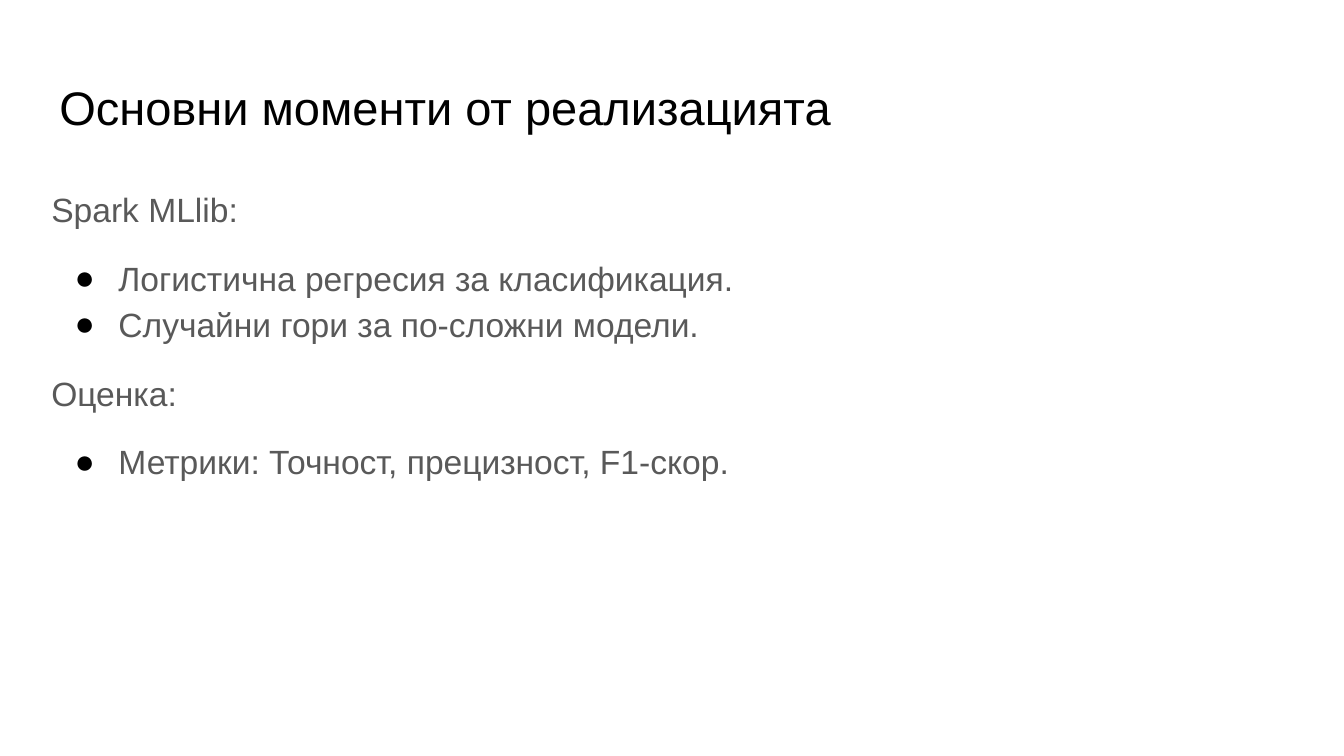
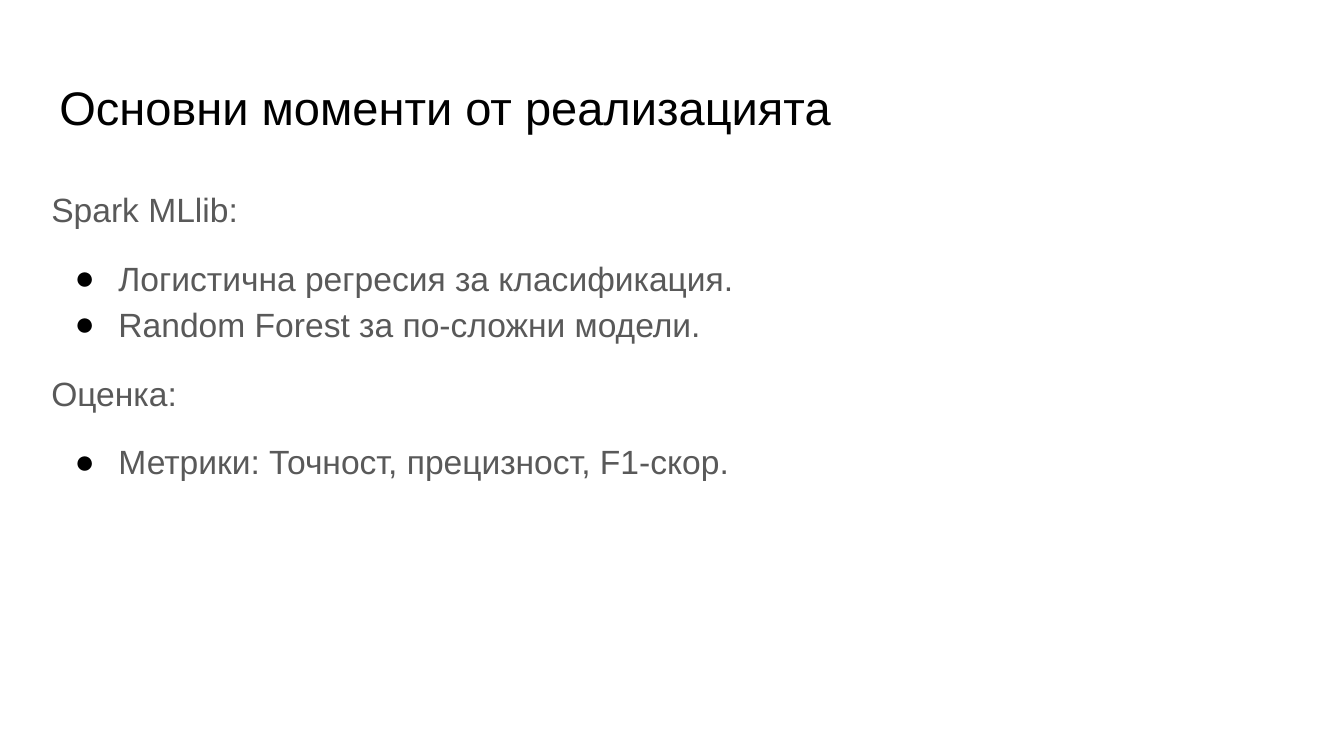
Before and after one commit to rsradev/info_retrieval_proj, a slide deck: slide 8 of spark_fake_rr.pptx. Drawn at 1344x756 pixels with LibreOffice and Linux fonts; fonts in the diff are those of the drawing. Boxes give left, top, right and bottom in pixels: in the first picture for what was removed or moved away, otherwise in the second. Text is boxed around its words. In the diff, an @@ line names an element or a change of style, - is before the commit and + after.

Commit message:
Presentation

```diff
--- a/spark_fake_rr.pptx
+++ b/spark_fake_rr.pptx
@@ text at [118,312,701,343]: text changed @@
-● Случайни гори за по-сложни модели.
+● Random Forest за по-сложни модели.
```
Also in this commit, not shown: 1 other file.
